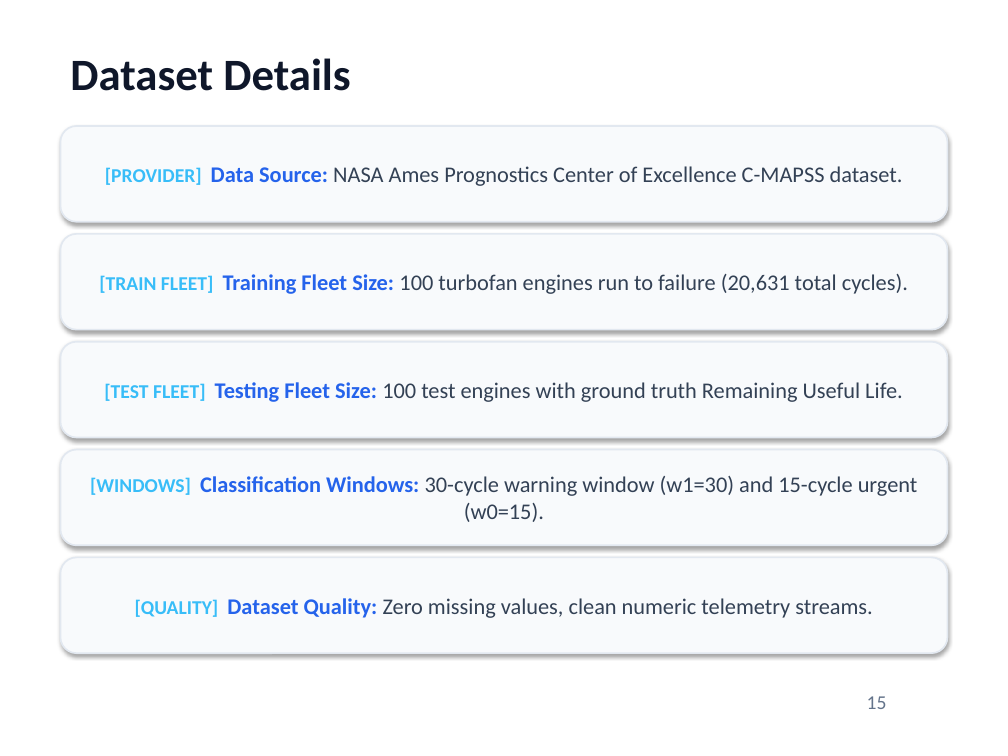
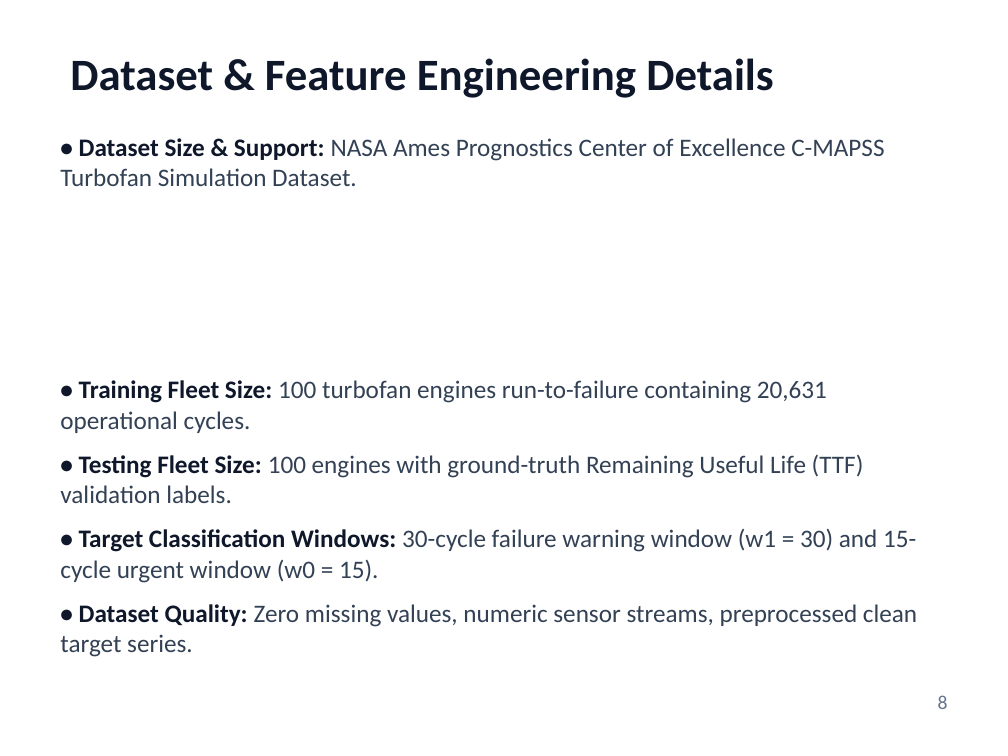
Before and after one commit to PiyushTiwari2051/Predictive-Master, a slide deck: slide 8 of Internship Presentation PPTs Template Final.pptx (slide 15 before the commit). Drawn at 1008x756 pixels with LibreOffice and Linux fonts; fonts in the diff are those of the drawing. Boxes give left, top, right and bottom in pixels: in the first picture for what was removed or moved away, otherwise in the second. Text is boxed around its words. In the diff, an @@ line names an element or a change of style, - is before the commit and + after.

```diff
--- a/Internship Presentation PPTs Template Final.pptx
+++ b/Internship Presentation PPTs Template Final.pptx
@@ text at (70, 58, 774, 98): text changed @@
-Dataset Details
+Dataset & Feature Engineering Details
@@ rounded rectangle removed at (60, 126, 948, 222) @@
-[PROVIDER] Data Source: NASA Ames Prognostics Center of Excellence C-MAPSS dataset.
@@ text added at (60, 138, 917, 657), 18 pt, text #334155 @@
+• Dataset Size & Support: NASA Ames Prognostics Center of Excellence C-MAPSS Turbofan Simulation Dataset.
+• Training Fleet Size: 100 turbofan engines run-to-failure containing 20,631 operational cycles.
+• Testing Fleet Size: 100 engines with ground-truth Remaining Useful Life (TTF) validation labels.
+• Target Classification Windows: 30-cycle failure warning window (w1 = 30) and 15-cycle urgent window (w0 = 15).
+• Dataset Quality: Zero missing values, numeric sensor streams, preprocessed clean target series.
@@ rounded rectangle removed at (60, 234, 948, 330) @@
-[TRAIN FLEET] Training Fleet Size: 100 turbofan engines run to failure (20,631 total cycles).
@@ rounded rectangle removed at (60, 342, 948, 437) @@
-[TEST FLEET] Testing Fleet Size: 100 test engines with ground truth Remaining Useful Life.
@@ rounded rectangle removed at (60, 450, 948, 545) @@
-[WINDOWS] Classification Windows: 30-cycle warning window (w1=30) and 15-cycle urgent (w0=15).
@@ rounded rectangle removed at (60, 557, 948, 653) @@
-[QUALITY] Dataset Quality: Zero missing values, clean numeric telemetry streams.
@@ text at (938, 695, 948, 709): text changed @@
-15
+8
```
Also in this commit, not shown: 8 other slides changed, 9 slides added, 33 slides removed, 1 other file.
